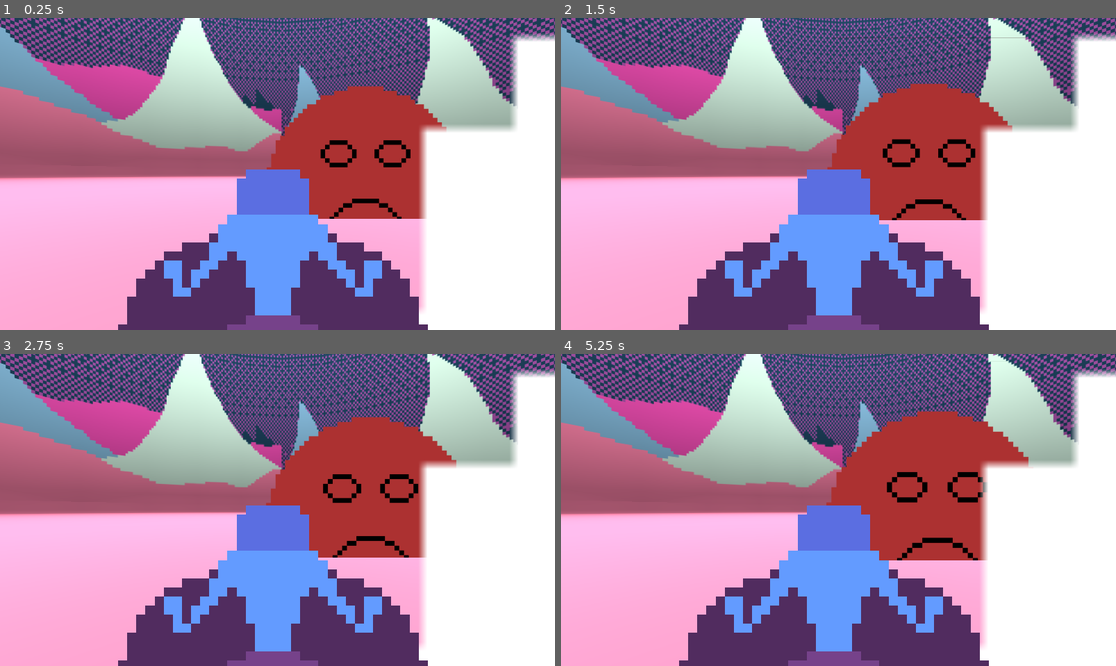
Above: before the commit, frames 1-4 (two rows, left to right).
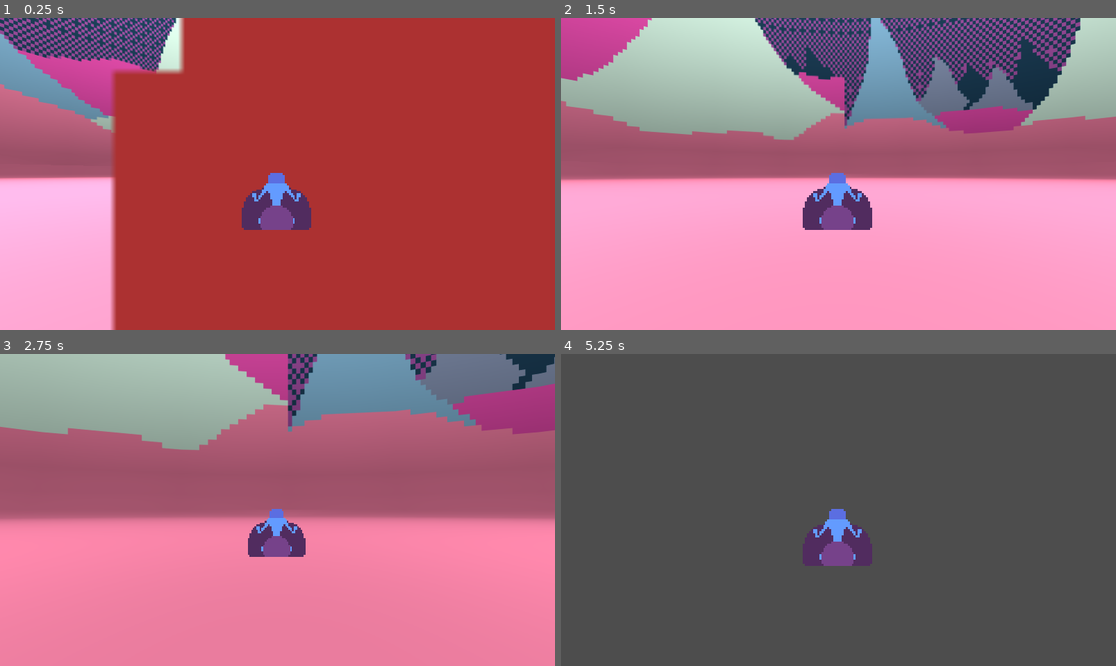
Above: after the commit, the same moments.

Repository: FreezeDriedMangos/gmtk-jam-2024
Game: Godot game, scene res://physical_battle_environment.tscn
Same seed, same stepped clock (60 frames per second), same inputs: the game is played once before the commit and once after it.
Inputs (mouse positions are in pixels of both pictures, inside the frame that each line leads up to):
- Up to frame 1 (0.25 s): no input
- Up to frame 2 (1.5 s): move the mouse to (960, 158) at 0.52 s; hold Right (ui_right) 0.53-1.28 s; click (960, 158) at 0.67 s; move the mouse to (727, 189) at 1.27 s; hold Down (ui_down) from 1.28 s (still down)
- Up to frame 3 (2.75 s): move the mouse to (333, 441) at 2.02 s; release Down (ui_down) at 2.03 s; hold Right (ui_right) from 2.03 s (still down)
- Up to frame 4 (5.25 s): move the mouse to (810, 572) at 2.77 s; release Right (ui_right) at 2.78 s; hold Up (ui_up) 2.78-3.53 s; click (810, 572) at 2.92 s; move the mouse to (1005, 556) at 3.52 s; hold Left (ui_left) 3.53-5.03 s; move the mouse to (672, 463) at 4.27 s; move the mouse to (866, 510) at 5.02 s; hold Down (ui_down) from 5.03 s (still down); click (866, 510) at 5.17 s

The runs differ from the first frame. In frame 1, 73% of the frame differs, in the area x 0-100%, y 0-100%; in frame 2, 72%; in frame 3, 93%; in frame 4, 100%.

Commit message:
camera now follows fairy more dynamically

Diff:
--- a/camera_controller.gd
+++ b/camera_controller.gd
@@ -4,10 +4,11 @@
 # needs to be able to transition between those modes
 # tracking code should be essentially the same, the only difference being the offset from the target object
 
-@export var speed: float = 100
-@export var height: float = 10
-@export var fairy: ToothFairy
 @export var fairy_mode: bool = true
+
+@export var fairy_follow_speed: float = 0.3
+@export var fairy_follow_rotation_speed: float = 0.6
+@export var fairy_target: Node3D
 
 # Called when the node enters the scene tree for the first time.
 func _ready() -> void:
@@ -17,7 +18,12 @@
 # Called every frame. 'delta' is the elapsed time since the previous frame.
 func _process(delta: float) -> void:
 	if fairy_mode:
-		pass
+		self.position = self.position.lerp(fairy_target.global_position, fairy_follow_speed)
+
+		var ownQuat = Quaternion(transform.basis)
+		var targetQuat = Quaternion(fairy_target.global_basis)
+		self.basis = Basis(ownQuat.slerp(targetQuat, fairy_follow_rotation_speed))
+
 		#self.position = fairy.position - fairy.velocity + Vector3(0, 0, height)
 		#self.look_at(Vector3(fairy.position.x, fairy.position.y, 0), Vector3(0, 0, 1))
 
--- a/entity/tooth_fairy.gd
+++ b/entity/tooth_fairy.gd
@@ -35,7 +35,7 @@
 
 # redo as simple "always move forward, mouse left/right change facing dir, A/D strafe"
 func _process(delta: float) -> void:
-	var forwards = -Vector3(sin(facing), 0, sin(facing))
+	var forwards = -self.get_global_transform().basis.z #-Vector3(sin(facing), 0, sin(facing))
 	var strafe_direction = Input.get_axis("ui_left", "ui_right") * forwards
 	self.position += strafe_direction * strafe_speed * delta
 
--- a/physical_battle_environment.tscn
+++ b/physical_battle_environment.tscn
@@ -35,16 +35,12 @@
 script = ExtResource("4_1q45q")
 tooth_mech = NodePath("../ToothMech")
 
+[node name="CameraTarget" type="Node3D" parent="Fairy"]
+transform = Transform3D(1, 0, 0, 0, 1, 0, 0, 0, 1, 0, 0, 0.223214)
+
 [node name="Sprite3D" type="Sprite3D" parent="Fairy"]
-billboard = 2
 texture_filter = 0
 texture = ExtResource("6_f00lo")
-
-[node name="Camera3D" type="Camera3D" parent="Fairy" node_paths=PackedStringArray("fairy")]
-transform = Transform3D(1, 0, 0, 0, 1, 0, 0, 0, 1, 0, 0, 0.223214)
-current = true
-script = ExtResource("2_8ghd0")
-fairy = NodePath("..")
 
 [node name="TEMPORARY_MONSTER_ATTRACTOR" type="Node3D" parent="."]
 transform = Transform3D(1, 0, 0, 0, 1, 0, 0, 0, 1, 0, 0, 3.57154)
@@ -59,3 +55,9 @@
 
 [node name="WorldEnvironment" type="WorldEnvironment" parent="."]
 environment = SubResource("Environment_5byta")
+
+[node name="Camera3D" type="Camera3D" parent="." node_paths=PackedStringArray("fairy_target")]
+transform = Transform3D(1, 0, 0, 0, 1, 0, 0, 0, 1, -2.00966, 0, 0.223214)
+current = true
+script = ExtResource("2_8ghd0")
+fairy_target = NodePath("../Fairy/CameraTarget")
Not shown, added: background_placeholder_skybox.png.import
